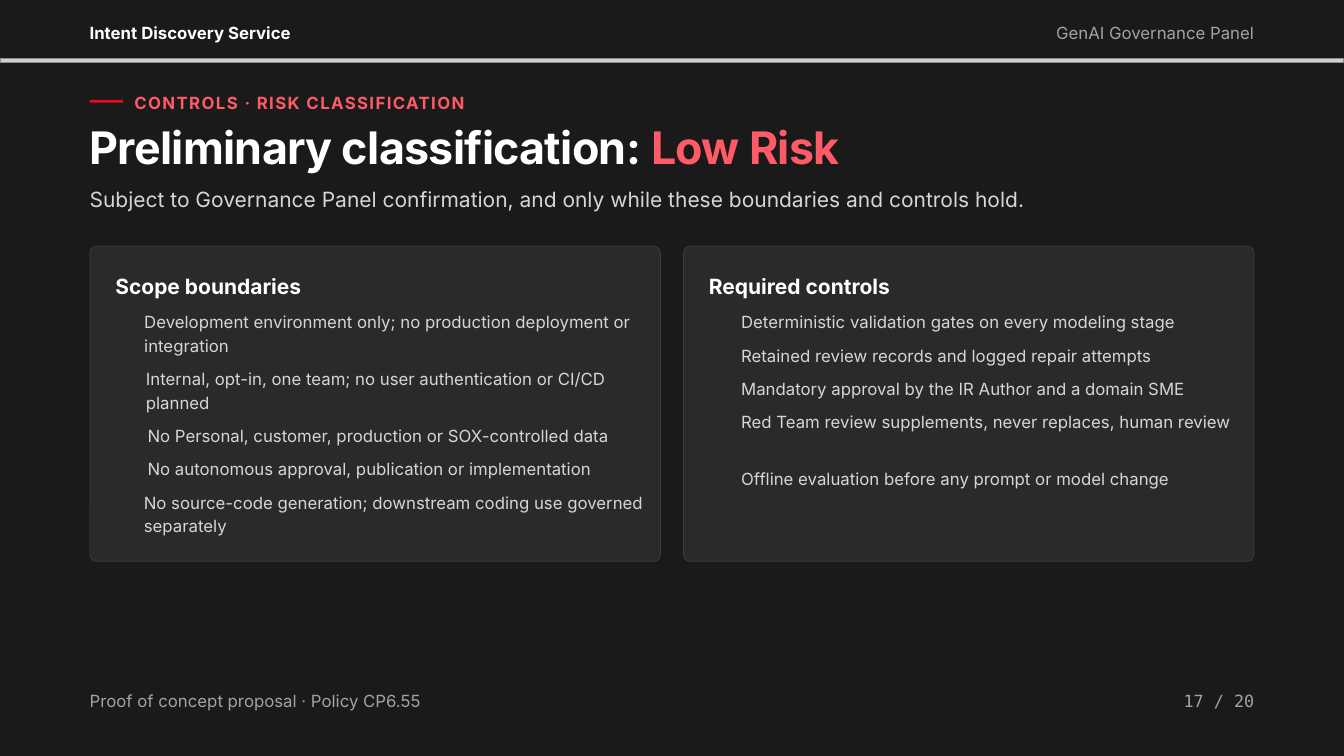
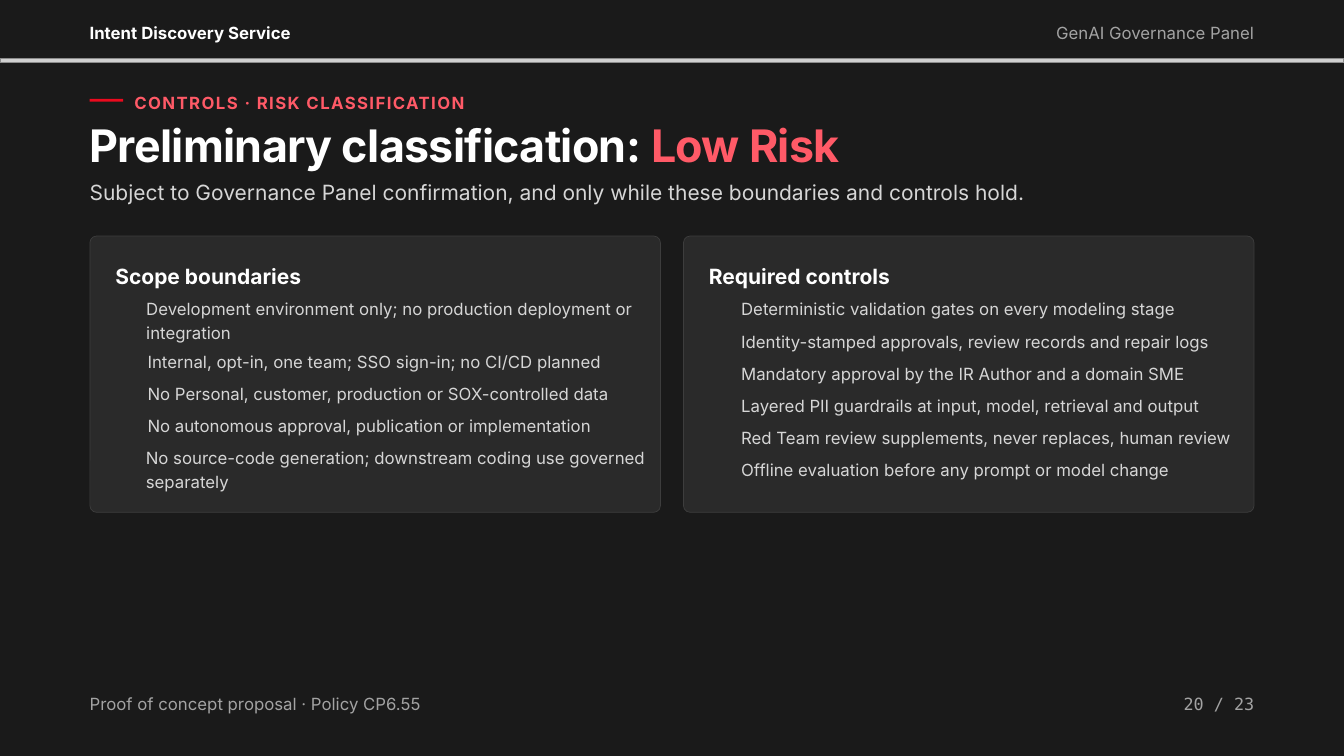
Before and after one commit to pavankumargoli/Machine-Learning-Featurization-and-TSNE, a slide deck: slide 20 of Intent Discovery Service — GenAI Council v4.pptx (slide 17 before the commit). Drawn at 1344x756 pixels with LibreOffice and Linux fonts; fonts in the diff are those of the drawing; grey boxes stand for pictures; background and template pictures are left out. Boxes give left, top, right and bottom in pixels: in the first picture for what was removed or moved away, otherwise in the second. Text is boxed around its words. In the diff, an @@ line names an element or a change of style, - is before the commit and + after.

```diff
--- a/Intent Discovery Service — GenAI Council v4.pptx
+++ b/Intent Discovery Service — GenAI Council v4.pptx
@@ rounded rectangle resized from (x1=90, y1=246, x2=660, y2=562) to (x1=90, y1=236, x2=660, y2=512) @@
@@ rounded rectangle at (x1=90, y1=236, x2=660, y2=512): proportions changed @@
@@ rounded rectangle at (x1=684, y1=236, x2=1254, y2=512): proportions changed @@
@@ rounded rectangle resized from (x1=684, y1=246, x2=1254, y2=562) to (x1=684, y1=236, x2=1254, y2=512) @@
@@ 3 texts moved together from (x1=90, y1=191, x2=1024, y2=299) to (x1=90, y1=184, x2=1024, y2=289) @@
@@ text "Development environment only; no production ..." moved from (x1=144, y1=315, x2=630, y2=356) to (x1=146, y1=302, x2=632, y2=343) @@
@@ text "Deterministic validation gates on every ..." moved from (x1=741, y1=315, x2=1175, y2=332) to (x1=741, y1=302, x2=1175, y2=319) @@
@@ text at (x1=148, y1=355, x2=601, y2=372): text changed @@
-Internal, opt-in, one team; no user authentication or CI/CD planned
+Internal, opt-in, one team; SSO sign-in; no CI/CD planned
@@ text at (x1=741, y1=335, x2=1208, y2=352): text changed @@
-Retained review records and logged repair attempts
+Identity-stamped approvals, review records and repair logs
@@ text "No Personal, customer, production or ..." moved from (x1=148, y1=429, x2=609, y2=446) to (x1=148, y1=387, x2=609, y2=404) @@
@@ text "Mandatory approval by the IR ..." moved from (x1=741, y1=382, x2=1184, y2=399) to (x1=741, y1=367, x2=1184, y2=384) @@
@@ text "No autonomous approval, publication or ..." moved from (x1=148, y1=462, x2=591, y2=479) to (x1=148, y1=419, x2=591, y2=436) @@
@@ text added at (x1=741, y1=399, x2=1199, y2=416), 12 pt, text #D6D6D6 @@
+Layered PII guardrails at input, model, retrieval and output
@@ text "No source-code generation; downstream coding ..." moved from (x1=144, y1=496, x2=642, y2=536) to (x1=146, y1=451, x2=644, y2=492) @@
@@ text "Red Team review supplements, never ..." moved from (x1=741, y1=415, x2=1230, y2=432) to (x1=741, y1=431, x2=1230, y2=448) @@
@@ text "Offline evaluation before any prompt ..." moved from (x1=741, y1=472, x2=1169, y2=489) to (x1=741, y1=463, x2=1169, y2=480) @@
@@ text at (x1=1184, y1=697, x2=1254, y2=710): text changed @@
-17 / 20
+20 / 23
```
Also in this commit, not shown: 18 other slides changed, 4 slides added, 1 slide removed.
